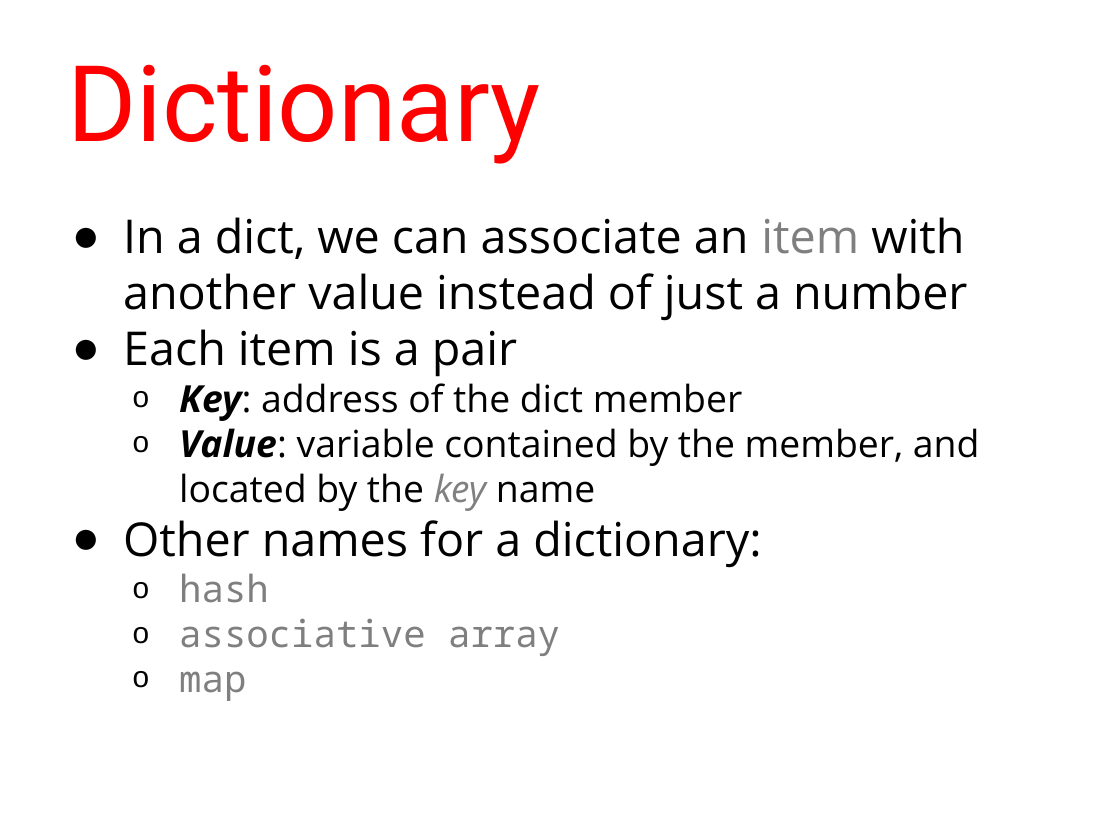
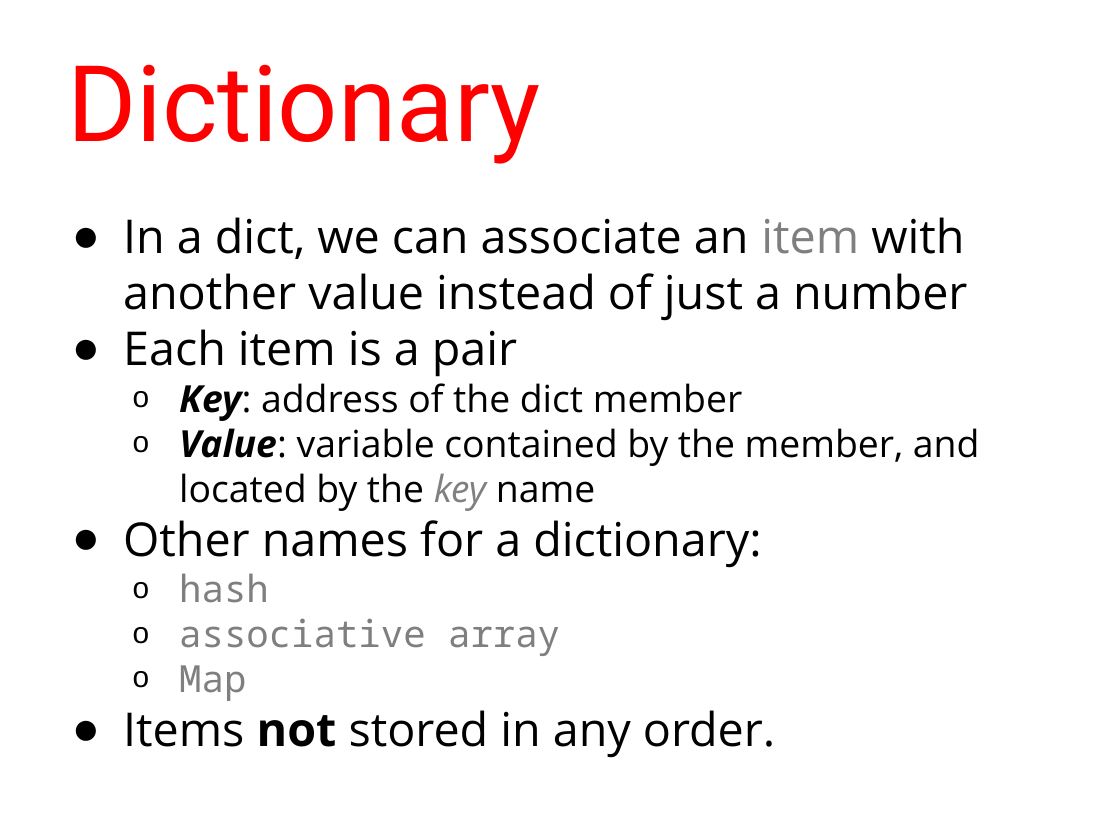
Before and after one commit to humanitiesprogramming/slides, a slide deck: slide 53 of 2017/python/Python Programming Concepts I.pptx (slide 52 before the commit). Drawn at 1120x840 pixels with LibreOffice and Linux fonts; fonts in the diff are those of the drawing. Boxes give left, top, right and bottom in pixels: in the first picture for what was removed or moved away, otherwise in the second. Text is boxed around its words. In the diff, an @@ line names an element or a change of style, - is before the commit and + after.

```diff
--- a/2017/python/Python Programming Concepts I.pptx
+++ b/2017/python/Python Programming Concepts I.pptx
@@ text at [123, 665, 775, 758]: text changed; size 24 to 30 pt; font Noto Sans Mono to Open Sans; text colour #7F7F7F to #000000 @@
-  o map
+  o Map
+● Items not stored in any order.
```
Also in this commit, not shown: 15 other slides changed, 1 slide added, 2 other files.
